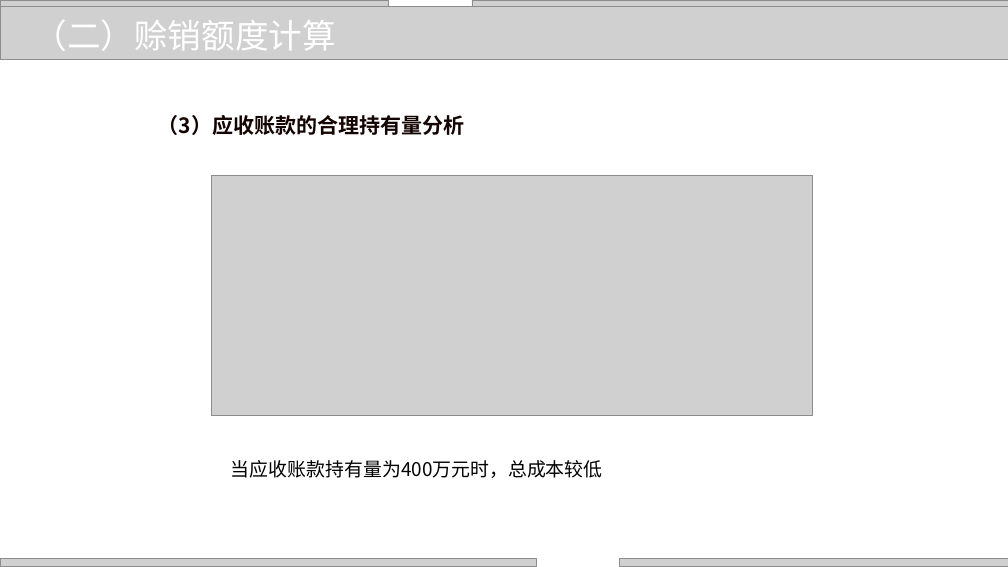
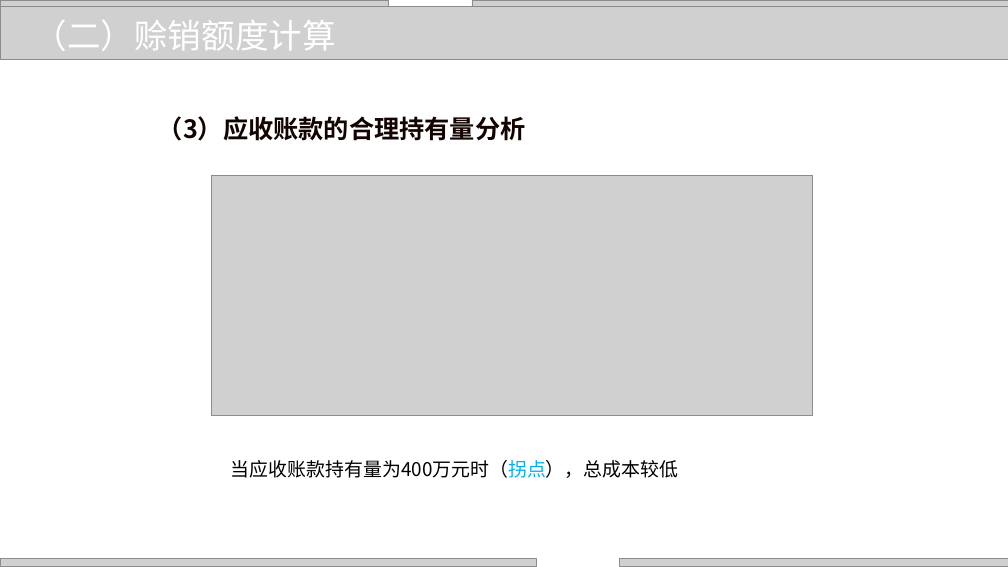
Before and after one commit to zhangjianzhang/internet_credit, a slide deck: slide 31 of files/slides/lecture_10.pptx (slide 32 before the commit). Drawn at 1008x567 pixels with LibreOffice and Linux fonts; fonts in the diff are those of the drawing; grey boxes stand for pictures; background and template pictures are left out. Boxes give left, top, right and bottom in pixels: in the first picture for what was removed or moved away, otherwise in the second. Text is boxed around its words. In the diff, an @@ line names an element or a change of style, - is before the commit and + after.

```diff
--- a/files/slides/lecture_10.pptx
+++ b/files/slides/lecture_10.pptx
@@ text "（3）应收账款的合理持有量分析" at [158, 116, 526, 141]: size 20 to 24 pt @@
@@ text at [231, 460, 678, 478]: text changed @@
-当应收账款持有量为400万元时，总成本较低
+当应收账款持有量为400万元时（拐点），总成本较低
```
Also in this commit, not shown: 48 other slides changed, 1 slide removed, 4 other files.
